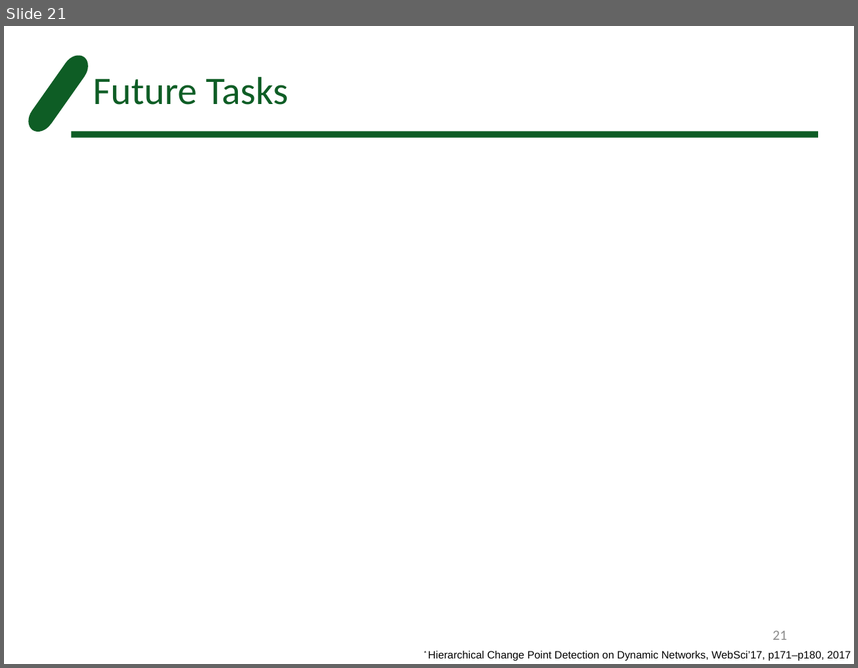
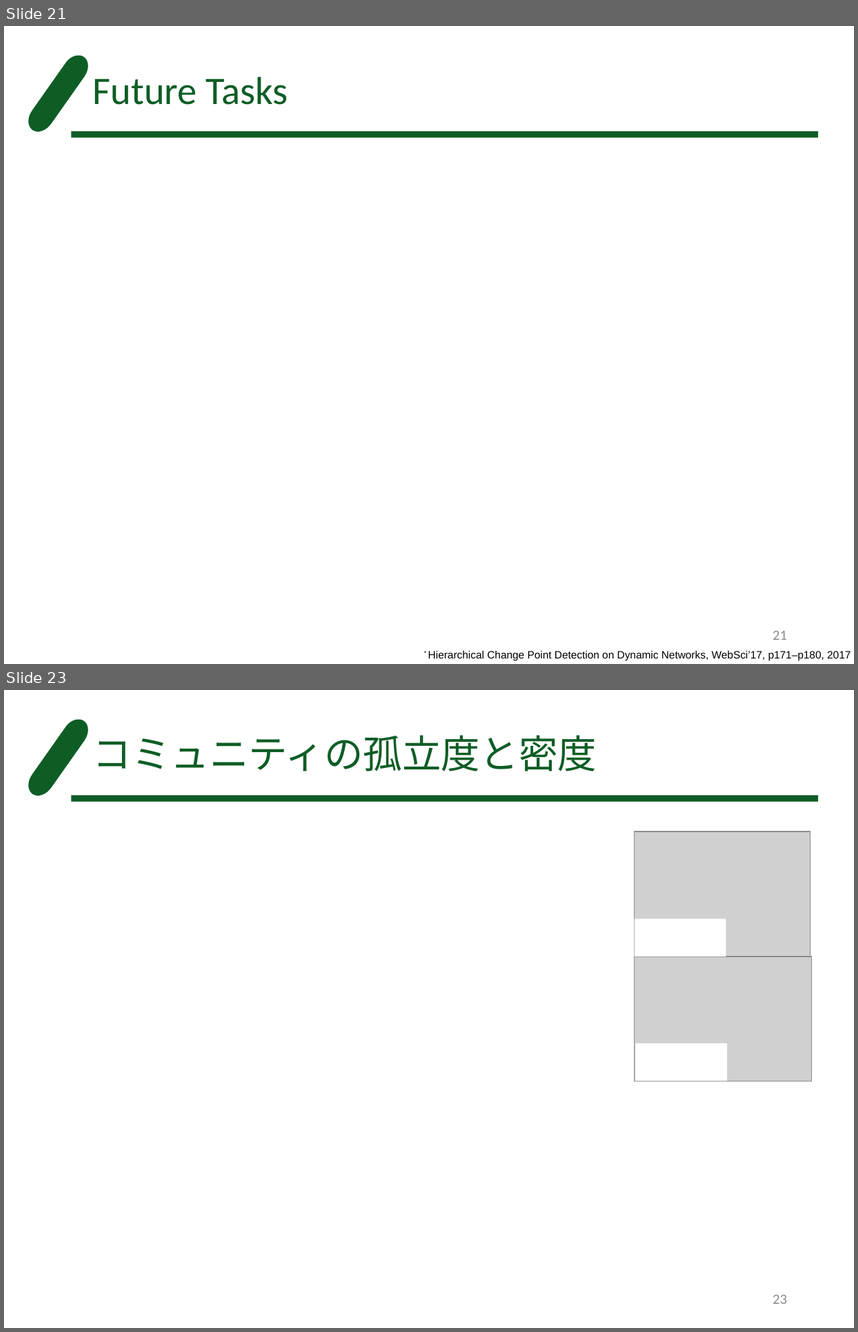
Before and after one commit to FUKUSHUN/cow_python, a slide deck: behavior_detection.pptx. Shown one above the other, each under a label of ours: slide 21 before the commit, slides 21 and 23 after it; the slides between them are not shown. The pictures are 858x668 and 858x1332 pixels, drawn with LibreOffice and Linux fonts; fonts in the diff are those of the drawing; grey boxes stand for pictures. Boxes give left, top, right and bottom in pixels: in the first picture for what was removed or moved away, otherwise in the second. Text is boxed around its words. In the diff, an @@ line names an element or a change of style, - is before the commit and + after.

```diff
--- a/behavior_detection.pptx
+++ b/behavior_detection.pptx
@@ slide 23 added at box(4, 690, 854, 1328), background #FFFFFF; not listed: 2 template elements that a slide beside it also shows @@
@@ title added at box(93, 735, 597, 771), 33 pt, text #0E5D25 @@
+コミュニティの孤立度と密度
@@ group added at box(635, 832, 811, 1081): 2 pictures, 2 rectangles @@
@@ page number added at box(773, 1294, 787, 1303), 12 pt, text #8C8C8C @@
+23
```
Also in this commit, not shown: 1 other slide added, 1 other file.
